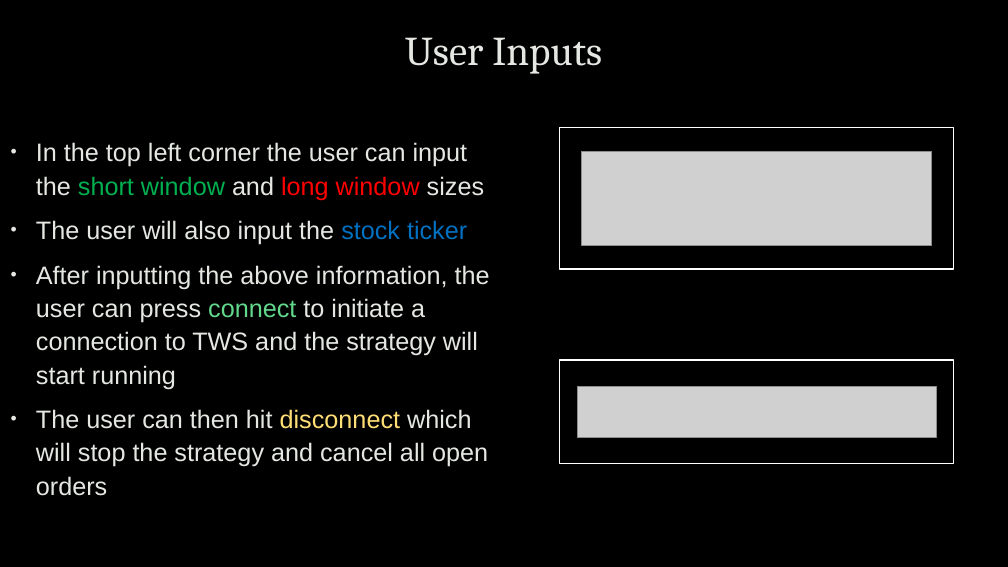
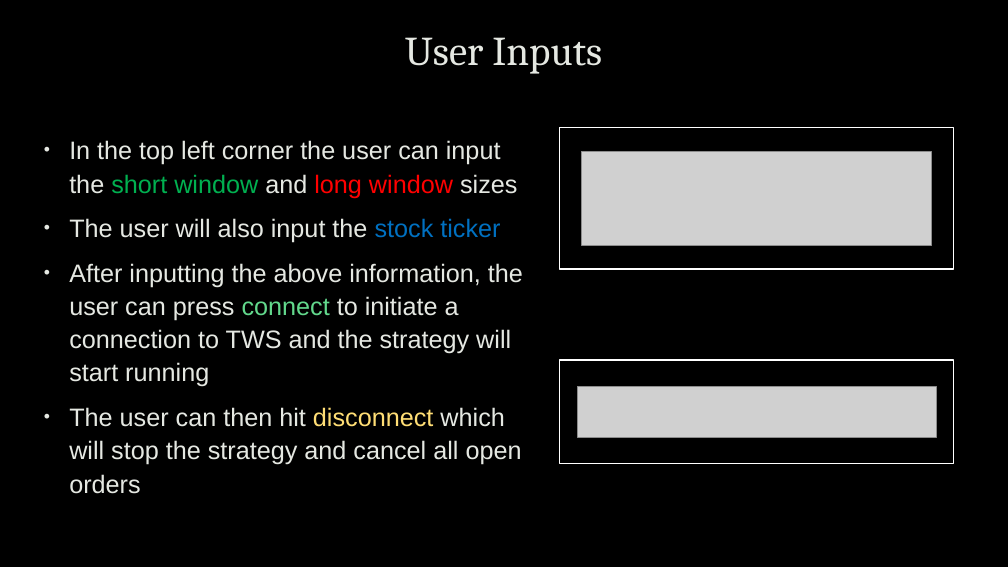
Before and after one commit to mkralis123/IB-API-Trading-System, a slide deck: slide 10 of IB API Trading System.pptx (slide 9 before the commit). Drawn at 1008x567 pixels with LibreOffice and Linux fonts; fonts in the diff are those of the drawing; grey boxes stand for pictures; background and template pictures are left out. Boxes give left, top, right and bottom in pixels: in the first picture for what was removed or moved away, otherwise in the second. Text is boxed around its words. In the diff, an @@ line names an element or a change of style, - is before the commit and + after.

```diff
--- a/IB API Trading System.pptx
+++ b/IB API Trading System.pptx
@@ text "In the top left corner ..." moved from (x1=36, y1=142, x2=490, y2=496) to (x1=69, y1=140, x2=523, y2=494) @@
```
Also in this commit, not shown: 4 other slides changed, 1 slide added.
